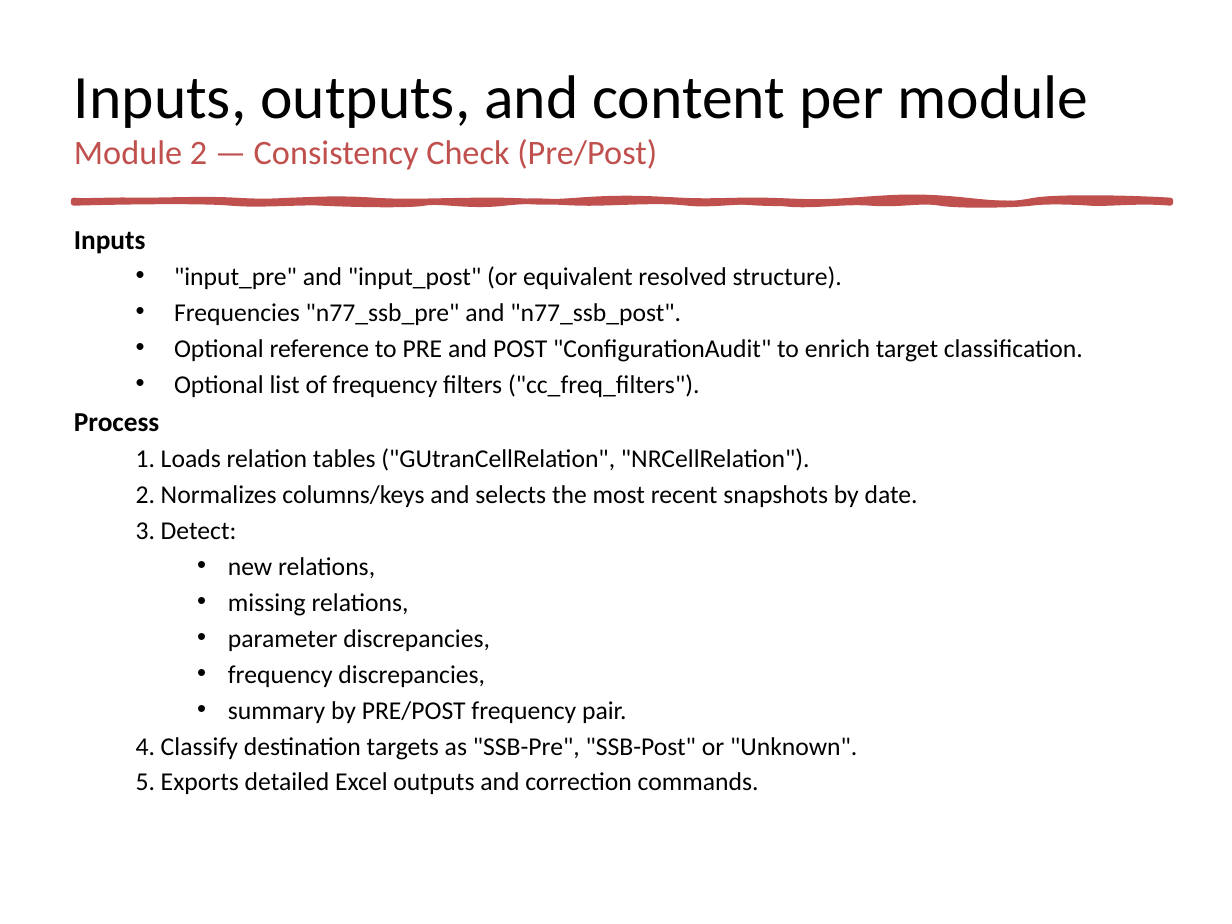
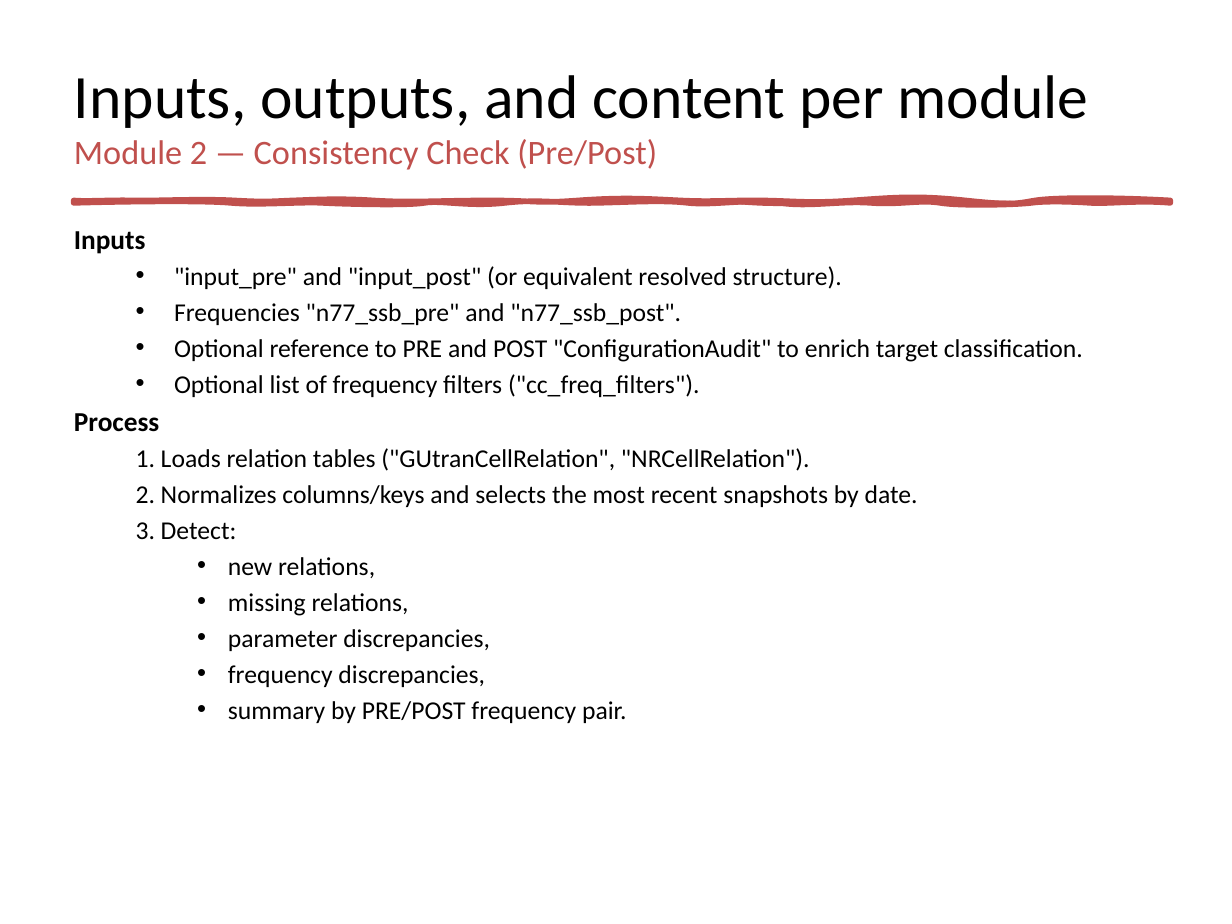
Before and after one commit to jaimetur/SSB_RetuningAutomations, a slide deck: slide 9 of help/User-Guide-SSB-Retuning-Automations-v0.7.2.pptx (slide 8 before the commit). Drawn at 1232x924 pixels with LibreOffice and Linux fonts; fonts in the diff are those of the drawing. Boxes give left, top, right and bottom in pixels: in the first picture for what was removed or moved away, otherwise in the second. Text is boxed around its words. In the diff, an @@ line names an element or a change of style, - is before the commit and + after.

```diff
--- a/help/User-Guide-SSB-Retuning-Automations-v0.7.2.pptx
+++ b/help/User-Guide-SSB-Retuning-Automations-v0.7.2.pptx
@@ text at (x1=136, y1=737, x2=857, y2=794): paragraphs removed @@
-  4. Classify destination targets as "SSB-Pre", "SSB-Post" or "Unknown".
-  5. Exports detailed Excel outputs and correction commands.
```
Also in this commit, not shown: 3 other slides changed, 1 slide added, 10 other files.
